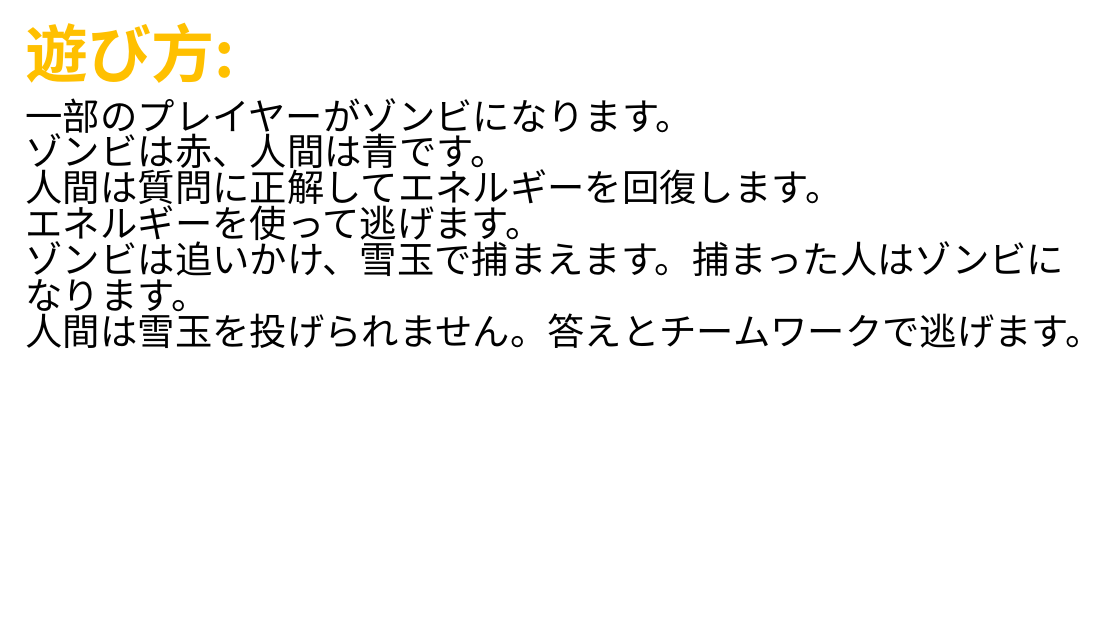
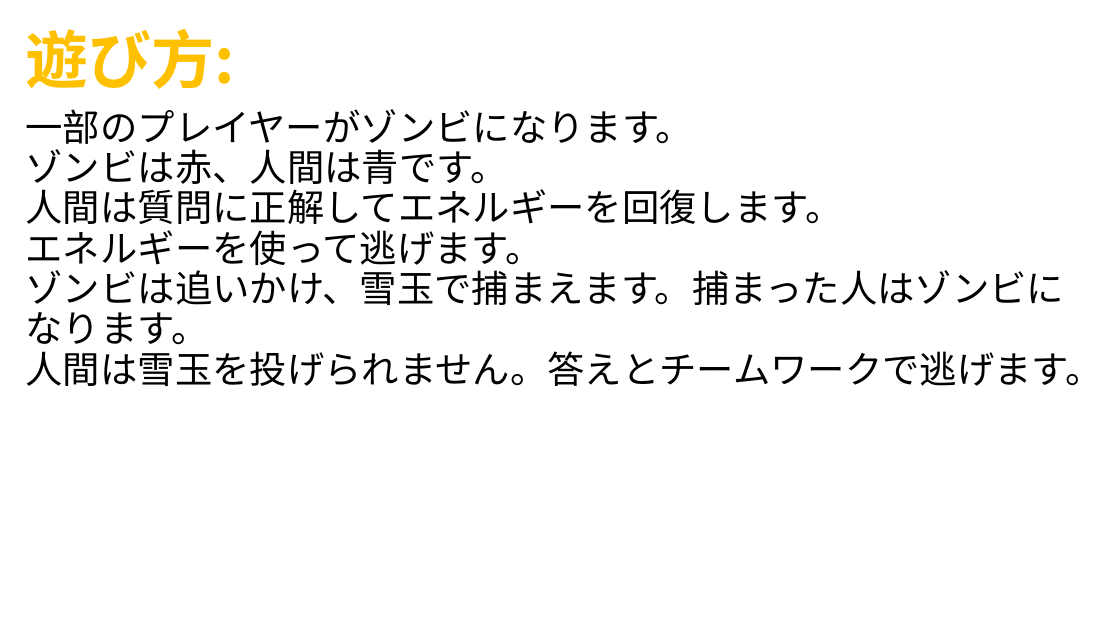
Before and after one commit to susume/GyakutenEigo, a slide deck: slide 8 of How to play quiz strike - simplified.pptx. Drawn at 1120x630 pixels with LibreOffice and Linux fonts; fonts in the diff are those of the drawing. Boxes give left, top, right and bottom in pixels: in the first picture for what was removed or moved away, otherwise in the second. Text is boxed around its words. In the diff, an @@ line names an element or a change of style, - is before the commit and + after.

```diff
--- a/How to play quiz strike - simplified.pptx
+++ b/How to play quiz strike - simplified.pptx
@@ text "遊び方:" at [26, 28, 1103, 386]: line spacing 0.8 to 0.9 @@
```
Also in this commit, not shown: 1 other slide changed, 1 other file.
